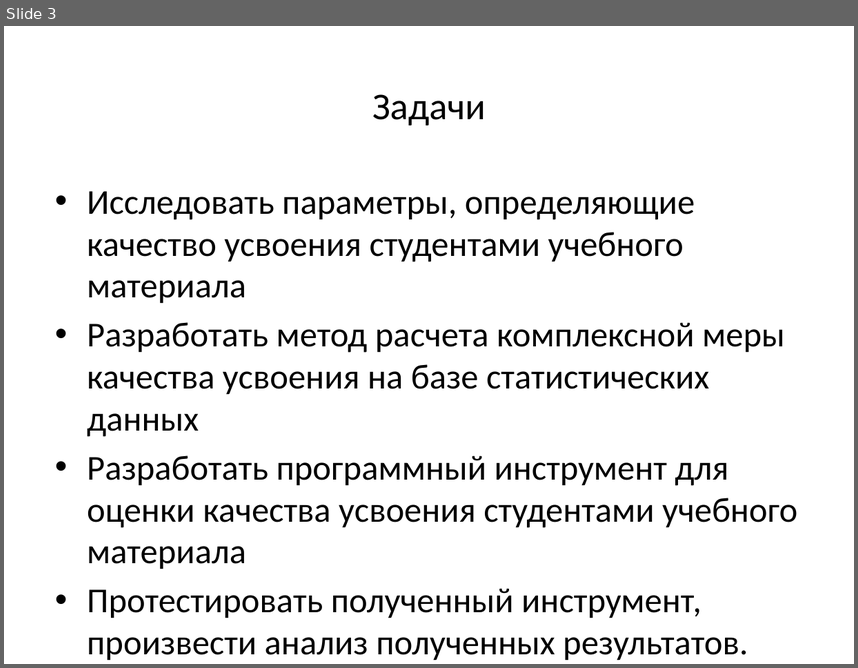
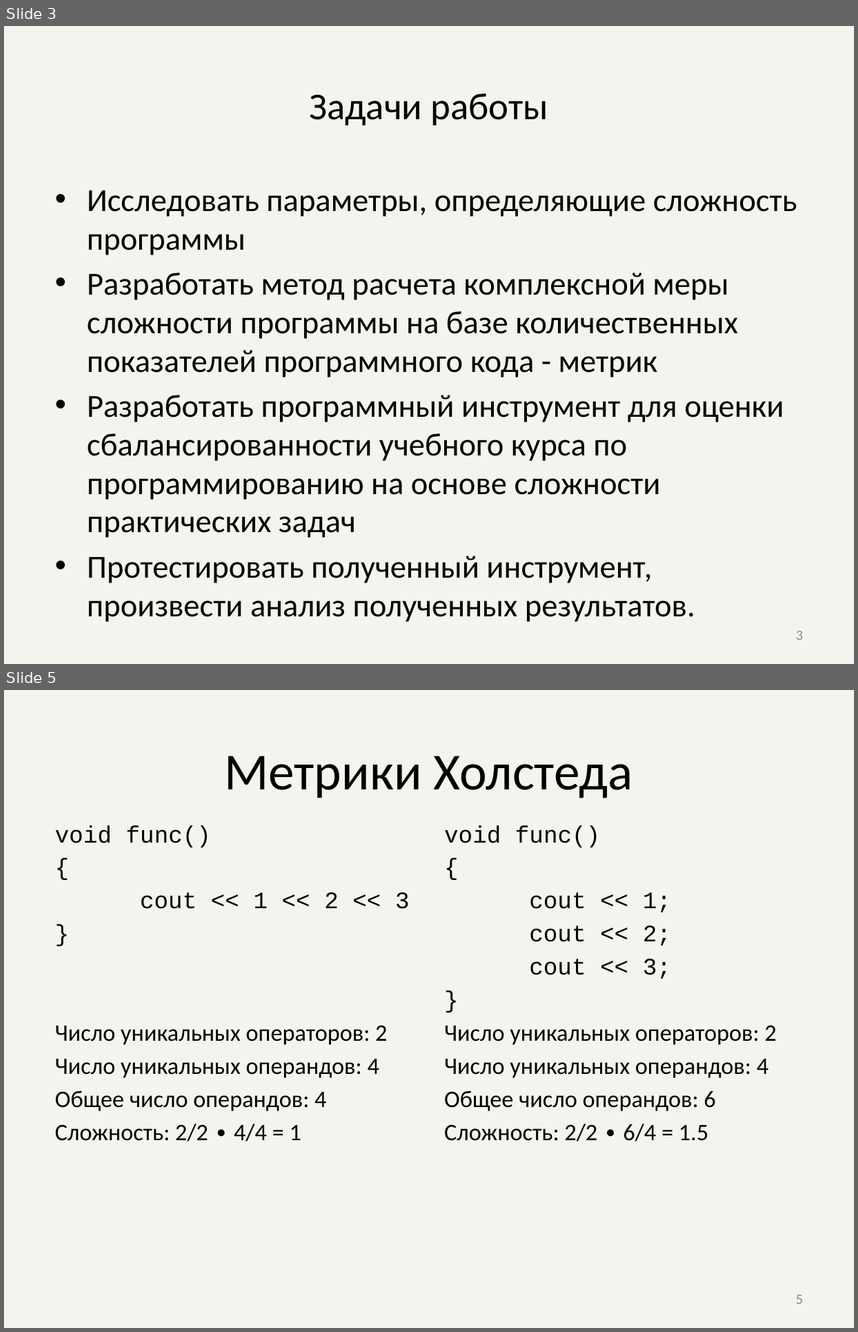
Before and after one commit to AlexDevyatov/Dissertation, a slide deck: Презентация.pptx. Shown one above the other, each under a label of ours: slide 3 before the commit, slides 3 and 5 after it; the slides between them are not shown. The pictures are 858x668 and 858x1332 pixels, drawn with LibreOffice and Linux fonts; fonts in the diff are those of the drawing. Boxes give left, top, right and bottom in pixels: in the first picture for what was removed or moved away, otherwise in the second. Text is boxed around its words. In the diff, an @@ line names an element or a change of style, - is before the commit and + after.

```diff
--- a/Презентация.pptx
+++ b/Презентация.pptx
@@ slide 5 added at bbox=[4, 690, 854, 1328], background #EEECE1 at 60% opacity @@
@@ title added at bbox=[224, 756, 633, 798], 44 pt, text #000000 @@
+Метрики Холстеда
@@ text added at bbox=[55, 825, 410, 1141], 20 pt, text #000000 @@
+void func()
+{
+cout << 1 << 2 << 3
+}
+Число уникальных операторов: 2
+Число уникальных операндов: 4
+Общее число операндов: 4
+Сложность: 2/2 ∙ 4/4 = 1
@@ text added at bbox=[444, 825, 776, 1141], 20 pt, text #000000 @@
+void func()
+{
+cout << 1;
+cout << 2;
+cout << 3;
+}
+Число уникальных операторов: 2
+Число уникальных операндов: 4
+Общее число операндов: 6
+Сложность: 2/2 ∙ 6/4 = 1.5
@@ page number added at bbox=[796, 1294, 803, 1303], 12 pt, text #8C8C8C @@
+5
@@ slide 3 changed as well @@
@@ background #FFFFFF to #EEECE1 at 60% opacity @@
@@ title at bbox=[309, 93, 548, 125]: text changed @@
-Задачи
+Задачи работы
@@ text at bbox=[87, 190, 797, 537]: text changed; size 29.6 to 27.2 pt @@
-• Исследовать параметры, определяющие качество усвоения студентами учебного материала
-• Разработать метод расчета комплексной меры качества усвоения на базе статистических данных
-• Разработать программный инструмент для оценки качества усвоения студентами учебного материала
+• Исследовать параметры, определяющие сложность программы
+• Разработать метод расчета комплексной меры сложности программы на базе количественных показателей программного кода - метрик
+• Разработать программный инструмент для оценки сбалансированности учебного курса по программированию на основе сложности практических задач
@@ text at bbox=[87, 555, 652, 583]: size 29.6 to 27.2 pt in "Протестировать полученный инструмент, произвести анализ полу ..." @@
@@ page number added at bbox=[796, 630, 803, 639], 12 pt, text #8C8C8C @@
+3
```
Also in this commit, not shown: 1 other slide changed, 17 other slides added, 7 slides removed, 13 other files.
